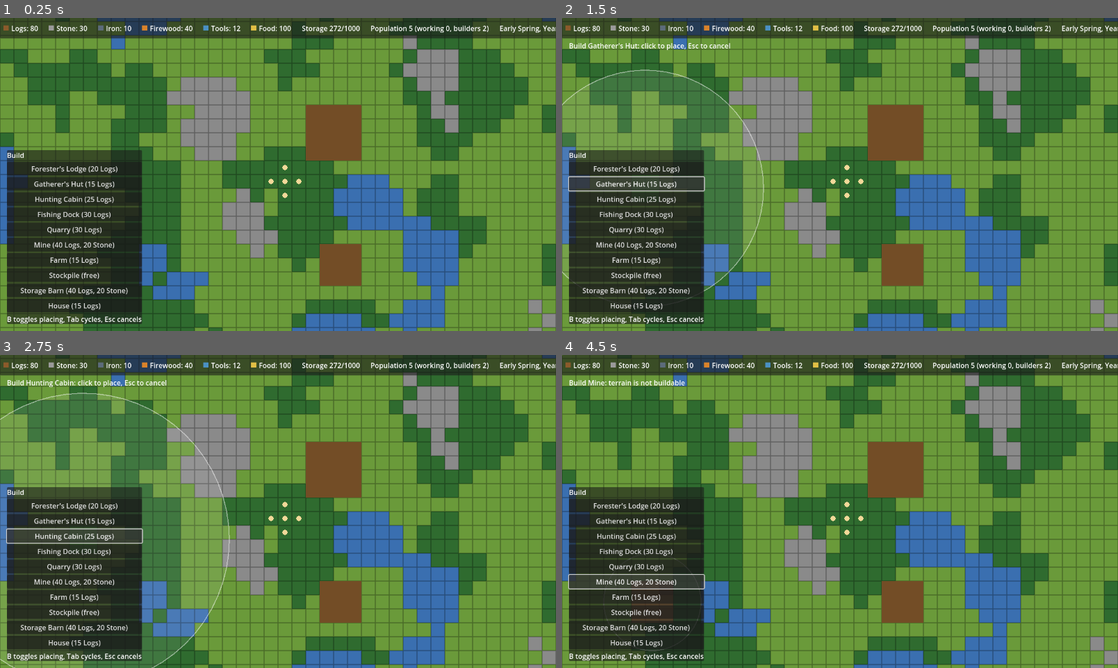
Above: before the commit, frames 1-4 (two rows, left to right).
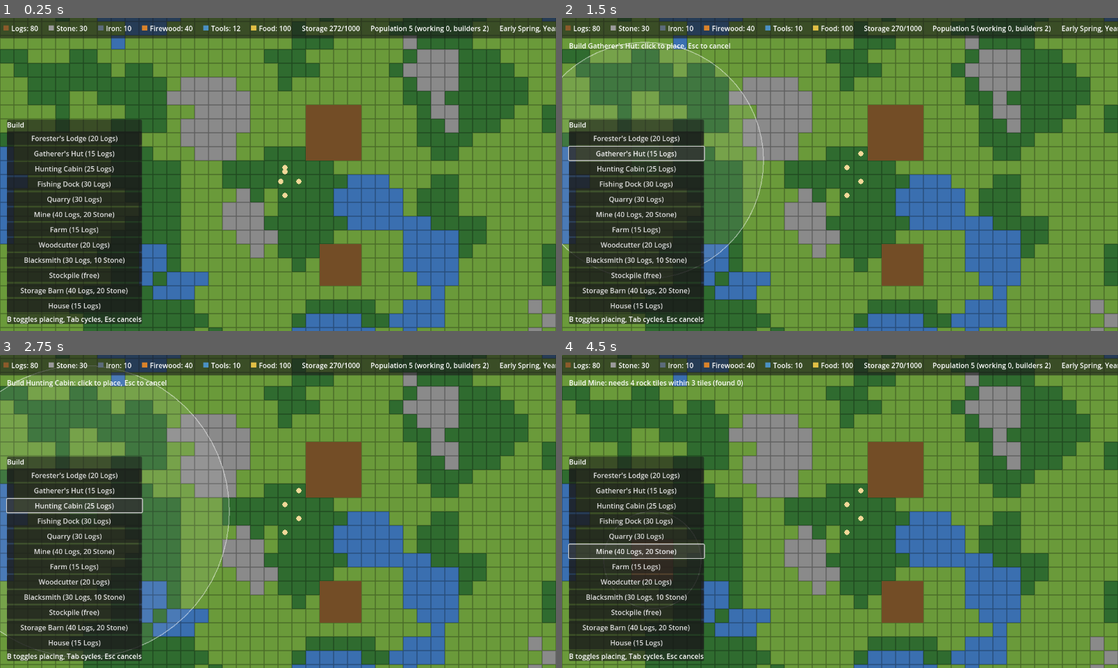
Above: after the commit, the same moments.

Repository: GrindelfP/KingdomYouth
Game: Godot game, scene res://scenes/world/world.tscn
Same seed, same stepped clock (60 frames per second), same inputs: the game is played once before the commit and once after it.
Inputs:
- Up to frame 1 (0.25 s): no input
- Up to frame 2 (1.5 s): click "Forester's Lodge (20 Logs)" at 0.5 s; click "Gatherer's Hut (15 Logs)" at 1.25 s
- Up to frame 3 (2.75 s): click "Hunting Cabin (25 Logs)" at 2 s
- Up to frame 4 (4.5 s): click "Fishing Dock (30 Logs)" at 2.75 s; click "Quarry (30 Logs)" at 3.5 s; click "Mine (40 Logs, 20 Stone)" at 4.25 s

The runs differ from the first frame. In frame 1, 4.1% of the frame differs, in the area x 1-52%, y 32-79%; in frame 2, 4.7%; in frame 3, 5.2%; in frame 4, 5.2%, in the area x 1-62%, y 2-95%.

Commit message:
[FEATURE] households, crafting inputs, tools and woodcutter/blacksmith
Co-Authored-By: Claude Sonnet 5.5 <noreply@anthropic.com>

Diff:
--- /dev/null
+++ b/resources/buildings/blacksmith.tres
@@ -0,0 +1,16 @@
+[gd_resource type="Resource" script_class="BuildingDef" load_steps=3 format=3]
+
+[ext_resource type="Script" path="res://scripts/buildings/building_def.gd" id="1_def"]
+[ext_resource type="Resource" path="res://resources/jobs/blacksmith.tres" id="2_job"]
+
+[resource]
+script = ExtResource("1_def")
+id = &"blacksmith"
+display_name = "Blacksmith"
+footprint = Vector2i(2, 2)
+cost = {
+&"logs": 30,
+&"stone": 10
+}
+build_time = 20.0
+job = ExtResource("2_job")
--- /dev/null
+++ b/resources/buildings/woodcutter.tres
@@ -0,0 +1,15 @@
+[gd_resource type="Resource" script_class="BuildingDef" load_steps=3 format=3]
+
+[ext_resource type="Script" path="res://scripts/buildings/building_def.gd" id="1_def"]
+[ext_resource type="Resource" path="res://resources/jobs/woodcutter.tres" id="2_job"]
+
+[resource]
+script = ExtResource("1_def")
+id = &"woodcutter"
+display_name = "Woodcutter"
+footprint = Vector2i(2, 2)
+cost = {
+&"logs": 20
+}
+build_time = 15.0
+job = ExtResource("2_job")
--- /dev/null
+++ b/resources/jobs/blacksmith.tres
@@ -0,0 +1,21 @@
+[gd_resource type="Resource" script_class="JobDef" load_steps=2 format=3]
+
+[ext_resource type="Script" path="res://scripts/buildings/job_def.gd" id="1_job"]
+
+[resource]
+script = ExtResource("1_job")
+job_name = "Blacksmith"
+slots = 1
+work_time = 12.0
+outputs = Array[Dictionary]([{
+"amount": 1,
+"chance": 1.0,
+"id": &"tools"
+}])
+inputs = Array[Dictionary]([{
+"amount": 1,
+"id": &"iron"
+}, {
+"amount": 1,
+"id": &"logs"
+}])
--- /dev/null
+++ b/resources/jobs/woodcutter.tres
@@ -0,0 +1,18 @@
+[gd_resource type="Resource" script_class="JobDef" load_steps=2 format=3]
+
+[ext_resource type="Script" path="res://scripts/buildings/job_def.gd" id="1_job"]
+
+[resource]
+script = ExtResource("1_job")
+job_name = "Woodcutter"
+slots = 1
+work_time = 6.0
+outputs = Array[Dictionary]([{
+"amount": 3,
+"chance": 1.0,
+"id": &"firewood"
+}])
+inputs = Array[Dictionary]([{
+"amount": 1,
+"id": &"logs"
+}])
--- a/scripts/autoload/resource_stockpile.gd
+++ b/scripts/autoload/resource_stockpile.gd
@@ -141,20 +141,6 @@
 	return get_category_total(ResourceDef.Category.FOOD)
 
 
-func remove_food(amount: int) -> bool:
-	assert(amount >= 0)
-	if get_food_total() < amount:
-		return false
-	var kinds := ResourceCatalog.ids_in_category(ResourceDef.Category.FOOD)
-	for i in amount:
-		var best: StringName = kinds[0]
-		for id in kinds:
-			if get_amount(id) > get_amount(best):
-				best = id
-		remove(best, 1)
-	return true
-
-
 func _by_distance(from: Vector2i) -> Array[Building]:
 	var result := _storages.duplicate()
 	result.sort_custom(func(a: Building, b: Building) -> bool:
--- a/scripts/autoload/save_manager.gd
+++ b/scripts/autoload/save_manager.gd
@@ -1,7 +1,7 @@
 extends Node
 
 const SAVE_PATH := "user://savegame.json"
-const SAVE_VERSION := 6
+const SAVE_VERSION := 7
 
 var pending_load := false
 
--- a/scripts/buildings/build_controller.gd
+++ b/scripts/buildings/build_controller.gd
@@ -21,6 +21,8 @@
 	load("res://resources/buildings/quarry.tres"),
 	load("res://resources/buildings/mine.tres"),
 	load("res://resources/buildings/farm.tres"),
+	load("res://resources/buildings/woodcutter.tres"),
+	load("res://resources/buildings/blacksmith.tres"),
 	load("res://resources/buildings/stockpile.tres"),
 	load("res://resources/buildings/storage_barn.tres"),
 	load("res://resources/buildings/house.tres"),
@@ -213,6 +215,8 @@
 				"birth_cooldown": child.birth_cooldown,
 				"storage": child.storage.to_save_data() if child.storage else {},
 				"output": child.output.to_save_data() if child.output else {},
+				"input": child.input.to_save_data() if child.input else {},
+				"household": child.household.to_save_data() if child.household else {},
 			})
 		elif child is ConstructionSite:
 			entries.append({
@@ -243,6 +247,10 @@
 				building.storage.from_save_data(entry["storage"])
 			if building.output:
 				building.output.from_save_data(entry["output"])
+			if building.input:
+				building.input.from_save_data(entry["input"])
+			if building.household:
+				building.household.from_save_data(entry["household"])
 
 
 func _find_free_origin(def: BuildingDef, near: Vector2i, avoid: Array[Vector2i]) -> Vector2i:
--- a/scripts/buildings/building.gd
+++ b/scripts/buildings/building.gd
@@ -3,6 +3,15 @@
 
 const BUILDING_COLOR := Color(0.45, 0.3, 0.15)
 const OUTPUT_CAPACITY := 20
+const INPUT_CAPACITY := 20
+const BATCHES_PER_TRIP := 5
+const HOUSEHOLD_CAPACITY := 50
+const FOOD_TARGET := 30
+const FIREWOOD_TARGET := 20
+const RESTOCK_TRIP := Hauler.CARRY_SIZE
+const FUEL_ID := &"firewood"
+const TOOL_ID := &"tools"
+const DIET_VARIETY_KINDS := 3
 
 var workers: Array[Settler] = []
 var residents: Array[Settler] = []
@@ -12,6 +21,9 @@
 var output_claimed := 0
 var storage: Inventory
 var output: Inventory
+var input: Inventory
+var household: Inventory
+var restock_claimed := false
 
 
 func setup(world: WorldGrid, building_def: BuildingDef, grid_origin: Vector2i) -> void:
@@ -22,6 +34,10 @@
 	if def.job:
 		output = Inventory.new(OUTPUT_CAPACITY)
 		desired_workers = def.job.slots
+		if def.job.has_inputs():
+			input = Inventory.new(INPUT_CAPACITY)
+	if def.housing_capacity > 0:
+		household = Inventory.new(HOUSEHOLD_CAPACITY)
 	queue_redraw()
 
 
@@ -60,6 +76,62 @@
 	return efficiency
 
 
+func has_batch() -> bool:
+	if input == null:
+		return true
+	for entry in def.job.inputs:
+		if input.get_amount(StringName(entry["id"])) < int(entry["amount"]):
+			return false
+	return true
+
+
+func missing_input() -> StringName:
+	if input == null:
+		return &""
+	var worst := &""
+	var worst_ratio := INF
+	for entry in def.job.inputs:
+		var id := StringName(entry["id"])
+		var ratio := float(input.get_amount(id)) / int(entry["amount"])
+		if ratio < 1.0 and ratio < worst_ratio:
+			worst = id
+			worst_ratio = ratio
+	return worst
+
+
+func input_trip_amount(id: StringName) -> int:
+	var wanted := def.job.input_amount(id) * BATCHES_PER_TRIP - input.get_amount(id)
+	return clampi(mini(wanted, input.free_space()), 0, Hauler.CARRY_SIZE)
+
+
+func consume_batch() -> bool:
+	if not has_batch():
+		return false
+	for entry in def.job.inputs:
+		input.take(StringName(entry["id"]), int(entry["amount"]))
+	return true
+
+
+func food_stock() -> int:
+	return household.category_total(ResourceDef.Category.FOOD) if household else 0
+
+
+func firewood_stock() -> int:
+	return household.get_amount(FUEL_ID) if household else 0
+
+
+func needs_food() -> bool:
+	return household != null and food_stock() * 2 < FOOD_TARGET
+
+
+func needs_firewood() -> bool:
+	return household != null and firewood_stock() * 2 < FIREWOOD_TARGET
+
+
+func diet_kinds() -> int:
+	return household.kind_count(ResourceDef.Category.FOOD) if household else 0
+
+
 func is_heated() -> bool:
 	return heat_left > 0.0
 
--- a/scripts/buildings/job_def.gd
+++ b/scripts/buildings/job_def.gd
@@ -8,6 +8,7 @@
 @export var slots := 1
 @export var work_time := 4.0
 @export var outputs: Array[Dictionary] = []
+@export var inputs: Array[Dictionary] = []
 @export var target_mode := TargetMode.ACCESS
 @export var work_radius := 0.0
 @export var density_cells := 0
@@ -31,6 +32,17 @@
 	return total
 
 
+func has_inputs() -> bool:
+	return not inputs.is_empty()
+
+
+func input_amount(id: StringName) -> int:
+	for entry in inputs:
+		if StringName(entry["id"]) == id:
+			return int(entry["amount"])
+	return 0
+
+
 func primary_output() -> StringName:
 	return StringName(outputs[0]["id"]) if not outputs.is_empty() else &""
 
--- a/scripts/economy/inventory.gd
+++ b/scripts/economy/inventory.gd
@@ -58,6 +58,34 @@
 	return taken
 
 
+func category_total(category: ResourceDef.Category) -> int:
+	var sum := 0
+	for id in ResourceCatalog.ids_in_category(category):
+		sum += get_amount(id)
+	return sum
+
+
+func kind_count(category: ResourceDef.Category) -> int:
+	var count := 0
+	for id in ResourceCatalog.ids_in_category(category):
+		if get_amount(id) > 0:
+			count += 1
+	return count
+
+
+func take_best(category: ResourceDef.Category, amount: int) -> int:
+	var taken := 0
+	while taken < amount:
+		var best := &""
+		for id in ResourceCatalog.ids_in_category(category):
+			if get_amount(id) > 0 and (best == &"" or get_amount(id) > get_amount(best)):
+				best = id
+		if best == &"":
+			break
+		taken += take(best, 1)
+	return taken
+
+
 func to_save_data() -> Dictionary:
 	var data := {}
 	for id in _items:
--- a/scripts/entities/hauler.gd
+++ b/scripts/entities/hauler.gd
@@ -24,8 +24,11 @@
 
 
 func walk_to(target: Structure, on_arrived: Callable) -> bool:
-	var cell := reachable_access_cell(target)
-	if cell == NO_TARGET:
+	return walk_to_cell(reachable_access_cell(target), on_arrived)
+
+
+func walk_to_cell(cell: Vector2i, on_arrived: Callable) -> bool:
+	if cell == NO_TARGET or not is_reachable(cell):
 		return false
 	_target = cell
 	_on_arrived = on_arrived
--- a/scripts/entities/needs.gd
+++ b/scripts/entities/needs.gd
@@ -21,6 +21,10 @@
 const WARMTH_DRAIN_PER_SECOND := 1.0
 const WARMTH_RECOVER_PER_SECOND := 5.0
 const COLD_DAMAGE_PER_SECOND := 0.5
+const COLD_CALL := 40.0
+const WARM_FULL := 90.0
+const DIET_BONUS := 0.2
+const DIET_PENALTY := 0.15
 
 var hunger := 50.0
 var rest := MAX_VALUE
@@ -29,6 +33,8 @@
 var at_home := false
 var warm := false
 var sheltered := false
+var diet_modifier := 0.0
+var meal_provider := Callable()
 
 var _accumulated := 0.0
 var _was_critical := false
@@ -52,7 +58,14 @@
 
 
 func try_eat() -> bool:
-	if not ResourceStockpile.remove_food(FOOD_PER_MEAL):
+	if not meal_provider.is_valid():
+		return false
+	var source: Inventory = meal_provider.call()
+	return source != null and eat_from(source)
+
+
+func eat_from(source: Inventory) -> bool:
+	if source.take_best(ResourceDef.Category.FOOD, FOOD_PER_MEAL) < FOOD_PER_MEAL:
 		return false
 	hunger = maxf(hunger - MEAL_RESTORE, 0.0)
 	return true
@@ -92,7 +105,7 @@
 	elif not sheltered:
 		health -= EXPOSURE_DAMAGE_PER_SECOND * dt
 	else:
-		health = minf(health + REGEN_PER_SECOND * dt, MAX_VALUE)
+		health = minf(health + maxf(REGEN_PER_SECOND + diet_modifier, 0.05) * dt, MAX_VALUE)
 	health = maxf(health, 0.0)
 	if health <= 0.0 and not _is_dead:
 		_is_dead = true
--- a/scripts/entities/settler.gd
+++ b/scripts/entities/settler.gd
@@ -10,6 +10,8 @@
 const REST_CALL := 25.0
 const REST_FULL := 95.0
 const CARRY_MARKER_SIZE := 6.0
+const TOOL_LIFETIME := 720.0
+const NO_TOOL_SPEED := 0.5
 
 var world: WorldGrid
 var pathfinder: GridPathfinder
@@ -21,18 +23,22 @@
 var display_id := 0
 var carried_id: StringName
 var carried_amount := 0
+var has_tool := false
+var tool_wear := 0.0
 var _last_cell := Vector2i.ZERO
 var _destination := Vector2i.ZERO
 var _path: Array[Vector2i] = []
 var _moving := false
 var _home_cell := Vector2i.ZERO
 var _resting := false
+var _warming := false
 
 
 func _ready() -> void:
 	needs = Needs.new()
 	add_child(needs)
 	needs.ticked.connect(_on_needs_ticked)
+	needs.meal_provider = _meal_source
 	worker = Worker.new()
 	add_child(worker)
 
@@ -47,6 +53,40 @@
 
 func get_grid_pos() -> Vector2i:
 	return _last_cell
+
+
+func is_working_age() -> bool:
+	return true
+
+
+func needs_tool() -> bool:
+	return not has_tool and (worker.building != null or profession == Professions.BUILDER)
+
+
+func work_speed() -> float:
+	return 1.0 if has_tool else NO_TOOL_SPEED
+
+
+func wear_tool(seconds: float) -> void:
+	if not has_tool:
+		return
+	tool_wear += seconds / TOOL_LIFETIME
+	if tool_wear >= 1.0:
+		has_tool = false
+		tool_wear = 0.0
+
+
+func equip_tool() -> void:
+	has_tool = true
+	tool_wear = 0.0
+
+
+func get_home_cell() -> Vector2i:
+	return _home_cell
+
+
+func is_at_home() -> bool:
+	return home != null and _last_cell == _home_cell and not _moving
 
 
 func is_moving() -> bool:
@@ -115,18 +155,49 @@
 	home = null
 	needs.sheltered = false
 	_resting = false
+	_warming = false
+	needs.diet_modifier = 0.0
+
+
+func _meal_source() -> Inventory:
+	return home.household if is_at_home() else null
 
 
 func _on_needs_ticked() -> void:
-	needs.at_home = home != null and get_grid_pos() == _home_cell and not _moving
-	needs.warm = home != null and home.is_heated()
+	needs.at_home = is_at_home()
+	needs.warm = needs.at_home and home.is_heated()
+	needs.diet_modifier = _diet_modifier()
 	_update_resting()
-	if needs.is_critical() or _resting:
+	_update_warming()
+	var recovering := _resting or _warming
+	if recovering:
 		worker.pause()
 	else:
 		worker.resume()
-	if _resting and not _moving and get_grid_pos() != _home_cell:
+		if needs.is_critical():
+			worker.serve_hunger()
+	if recovering and not _moving and not is_at_home():
 		move_to(_home_cell)
+
+
+func _diet_modifier() -> float:
+	if home == null:
+		return 0.0
+	var kinds := home.diet_kinds()
+	if kinds >= Building.DIET_VARIETY_KINDS:
+		return Needs.DIET_BONUS
+	if kinds == 1:
+		return -Needs.DIET_PENALTY
+	return 0.0
+
+
+func _update_warming() -> void:
+	if home == null or not TimeManager.is_cold() or not home.is_heated():
+		_warming = false
+	elif needs.warmth < Needs.COLD_CALL:
+		_warming = true
+	elif needs.warmth >= Needs.WARM_FULL:
+		_warming = false
 
 
 func _update_resting() -> void:
--- a/scripts/entities/settler_manager.gd
+++ b/scripts/entities/settler_manager.gd
@@ -83,6 +83,8 @@
 			"carried_id": String(settler.carried_id),
 			"carried_amount": settler.carried_amount,
 			"profession": String(settler.profession),
+			"has_tool": settler.has_tool,
+			"tool_wear": settler.tool_wear,
 			"home": WorldGrid.cell_to_json(settler.home.origin) if settler.home else null,
 			"job": WorldGrid.cell_to_json(settler.worker.building.origin) if settler.worker.building else null,
 		})
@@ -101,6 +103,8 @@
 		settler.needs.health = float(entry["health"])
 		if int(entry["carried_amount"]) > 0 and ResourceCatalog.has(StringName(entry["carried_id"])):
 			settler.set_carried(StringName(entry["carried_id"]), int(entry["carried_amount"]))
+		settler.has_tool = bool(entry["has_tool"])
+		settler.tool_wear = float(entry["tool_wear"])
 		var profession := StringName(entry["profession"])
 		settler.profession = profession if profession == Professions.BUILDER else Professions.LABORER
 		if entry["home"] != null:
@@ -137,7 +141,7 @@
 			continue
 		house.heat_left = maxf(house.heat_left - dt, 0.0)
 		if not house.is_heated() and house.residents.size() > 0:
-			if ResourceStockpile.remove(&"firewood", FUEL_PER_HEATING):
+			if house.household.take(Building.FUEL_ID, FUEL_PER_HEATING) > 0:
 				house.heat_left = HEAT_DURATION
 
 
@@ -164,7 +168,7 @@
 		house.birth_cooldown = maxf(house.birth_cooldown - dt, 0.0)
 		if house.birth_cooldown > 0.0 or not house.has_free_housing():
 			continue
-		if house.residents.size() < MIN_PARENTS or ResourceStockpile.get_food_total() < BIRTH_MIN_FOOD:
+		if house.residents.size() < MIN_PARENTS or house.food_stock() < BIRTH_MIN_FOOD:
 			continue
 		var cells := house.get_access_cells()
 		if cells.is_empty():
--- a/scripts/entities/worker.gd
+++ b/scripts/entities/worker.gd
@@ -27,6 +27,7 @@
 var _reserved_amount := 0
 var _claimed_building: Building
 var _claimed_amount := 0
+var _claimed_house: Building
 
 
 func _ready() -> void:
@@ -100,12 +101,14 @@
 			else:
 				_plan()
 		State.WORK:
+			_settler.wear_tool(delta)
 			_work_left -= delta
 			if _work_left <= 0.0:
 				_finish_work()
 		State.BUILD:
 			if _site and _site.is_alive() and _site.is_ready():
-				_site.add_work(delta)
+				_settler.wear_tool(delta)
+				_site.add_work(delta * _settler.work_speed())
 			else:
 				_site = null
 				_state = State.IDLE
@@ -118,7 +121,11 @@
 			_state = State.IDLE
 			_retry_left = RETRY_DELAY
 		return
-	var started := false
+	if not _settler.is_working_age():
+		return
+	var started := _plan_survival() or _plan_tool()
+	if started:
+		return
 	match _settler.profession:
 		Professions.LABORER:
 			started = _plan_hauling() or _plan_rally()
@@ -130,12 +137,123 @@
 		_retry_left = IDLE_RETRY if building == null else RETRY_DELAY
 
 
+func serve_hunger() -> void:
+	if _state != State.TRAVEL and _state != State.WORK and _state != State.BUILD:
+		return
+	if _can_find_meal():
+		cancel_task()
+
+
+func _can_find_meal() -> bool:
+	var home := _settler.home
+	if home != null:
+		return home.food_stock() > 0 and not _settler.is_at_home()
+	return _nearest_food_storage() != null
+
+
+func _plan_survival() -> bool:
+	var needs := _settler.needs
+	var home := _settler.home
+	if needs.hunger >= Needs.EAT_HUNGER:
+		if home == null:
+			return _plan_eat_at_storage()
+		if home.food_stock() > 0:
+			if _settler.is_at_home():
+				needs.try_eat()
+			else:
+				return _plan_go_home()
+	if home != null:
+		return _plan_restock(home)
+	return false
+
+
+func _plan_go_home() -> bool:
+	_state = State.RETURN
+	if _hauler.walk_to_cell(_settler.get_home_cell(), _on_home_reached):
+		return true
+	_state = State.IDLE
+	return false
+
+
+func _plan_eat_at_storage() -> bool:
+	var storage := _nearest_food_storage()
+	if storage == null:
+		return false
+	_state = State.RETURN
+	if _hauler.walk_to(storage, _on_storage_meal.bind(storage.get_instance_id())):
+		return true
+	_state = State.IDLE
+	return false
+
+
+func _nearest_food_storage() -> Building:
+	var from := _settler.get_grid_pos()
+	var best: Building
+	for storage in ResourceStockpile.get_storages():
+		if storage.storage.category_total(ResourceDef.Category.FOOD) <= 0:
+			continue
+		if best == null or _manhattan(storage.get_center_cell(), from) < _manhattan(best.get_center_cell(), from):
+			best = storage
+	return best
+
+
+func _plan_restock(home: Building) -> bool:
+	if home.restock_claimed:
+		return false
+	var from := _settler.get_grid_pos()
+	var wanted: Array[StringName] = []
+	if home.needs_food():
+		wanted.append_array(_food_kinds_by_stock(home))
+	if home.needs_firewood():
+		wanted.append(Building.FUEL_ID)
+	for id in wanted:
+		var target := Building.FOOD_TARGET if id != Building.FUEL_ID else Building.FIREWOOD_TARGET
+		var have := home.household.get_amount(id) if id == Building.FUEL_ID else home.food_stock()
+		var amount := mini(mini(target - have, Building.RESTOCK_TRIP), home.household.free_space())
+		if amount <= 0:
+			continue
+		for source in ResourceStockpile.find_sources(id, from):
+			var trip := mini(amount, source.storage.get_amount(id))
+			home.restock_claimed = true
+			_claimed_house = home
+			_state = State.PICKUP
+			if _hauler.fetch(source, source.storage, id, trip, _on_restock_taken.bind(home.get_instance_id())):
+				return true
+			_release_claims()
+			_state = State.IDLE
+	return false
+
+
+func _food_kinds_by_stock(home: Building) -> Array[StringName]:
+	var kinds := ResourceCatalog.ids_in_category(ResourceDef.Category.FOOD)
+	kinds.sort_custom(func(a: StringName, b: StringName) -> bool:
+		return home.household.get_amount(a) < home.household.get_amount(b))
+	return kinds
+
+
+func _plan_tool() -> bool:
+	if not _settler.needs_tool():
+		return false
+	var from := _settler.get_grid_pos()
+	for source in ResourceStockpile.find_sources(Building.TOOL_ID, from):
+		_state = State.PICKUP
+		if _hauler.fetch(source, source.storage, Building.TOOL_ID, 1, _on_tool_taken):
+			return true
+		_state = State.IDLE
+	return false
+
+
 func _plan_job() -> bool:
 	if building == null:
 		return false
 	var job := building.job_def()
 	var target := NO_TARGET
-	var can_work := building.output.free_space() >= job.output_total() and building.work_efficiency() > 0.0
+	var output_ready := building.output.free_space() >= job.output_total() and building.work_efficiency() > 0.0
+	if output_ready and job.has_inputs() and not building.has_batch():
+		if _plan_input_trip():
+			return true
+		output_ready = false
+	var can_work := output_ready
 	if can_work:
 		target = _find_target()
 	var stored := building.output.total()
@@ -148,6 +266,21 @@
 	_state = State.TRAVEL
 	_settler.move_to(target)
 	return true
+
+
+func _plan_input_trip() -> bool:
+	var id := building.missing_input()
+	if id == &"":
+		return false
+	var amount := building.input_trip_amount(id)
+	if amount <= 0:
+		return false
+	for source in ResourceStockpile.find_sources(id, _settler.get_grid_pos()):
+		_state = State.PICKUP
+		if _hauler.fetch(source, source.storage, id, mini(amount, source.storage.get_amount(id)), _on_input_taken):
+			return true
+		_state = State.IDLE
+	return false
 
 
 func _plan_hauling() -> bool:
@@ -320,6 +453,9 @@
 		_claimed_building.output_claimed = maxi(_claimed_building.output_claimed - _claimed_amount, 0)
 	_claimed_building = null
 	_claimed_amount = 0
+	if _claimed_house and is_instance_valid(_claimed_house):
+		_claimed_house.restock_claimed = false
+	_claimed_house = null
 
 
 func _return_carried() -> void:
@@ -327,7 +463,9 @@
 		return
 	var id := _settler.carried_id
 	var left := _settler.carried_amount
-	if building and building.output:
+	if building and building.input and building.def.job.input_amount(id) > 0:
+		left -= building.input.add(id, left)
+	elif building and building.output:
 		left -= building.output.add(id, left)
 	if left > 0:
 		ResourceStockpile.add(id, left)
@@ -337,6 +475,55 @@
 func _on_trip_done() -> void:
 	_state = State.IDLE
 	_retry_left = 0.0
+
+
+func _on_home_reached() -> void:
+	_settler.needs.try_eat()
+	_on_trip_done()
+
+
+func _on_storage_meal(storage_id: int) -> void:
+	var storage := instance_from_id(storage_id) as Building
+	if storage != null and storage.is_alive() and storage.storage != null:
+		_settler.needs.eat_from(storage.storage)
+	_on_trip_done()
+
+
+func _on_restock_taken(taken: int, house_id: int) -> void:
+	var house := instance_from_id(house_id) as Building
+	if taken <= 0 or house == null or not house.is_alive():
+		_release_claims()
+		_state = State.IDLE
+		return
+	_state = State.DELIVER
+	if not _hauler.deliver(house, house.household, _on_restock_delivered):
+		_release_claims()
+		_state = State.IDLE
+
+
+func _on_restock_delivered(_accepted: int) -> void:
+	_release_claims()
+	_state = State.IDLE
+
+
+func _on_tool_taken(taken: int) -> void:
+	if taken > 0:
+		_settler.set_carried(&"", 0)
+		_settler.equip_tool()
+	_state = State.IDLE
+
+
+func _on_input_taken(taken: int) -> void:
+	if taken <= 0 or building == null:
+		_state = State.IDLE
+		return
+	_state = State.DELIVER
+	if not _hauler.deliver(building, building.input, _on_input_delivered):
+		_state = State.IDLE
+
+
+func _on_input_delivered(_accepted: int) -> void:
+	_state = State.IDLE
 
 
 func _on_materials_taken(taken: int) -> void:
@@ -404,7 +591,7 @@
 	var job := building.job_def()
 	if _action == Action.PLANT:
 		return job.plant_time
-	return job.work_time / maxf(building.work_efficiency(), 0.1)
+	return job.work_time / (maxf(building.work_efficiency(), 0.1) * _settler.work_speed())
 
 
 func _finish_work() -> void:
@@ -421,6 +608,8 @@
 		Action.HARVEST:
 			if job.target_mode == JobDef.TargetMode.FOREST_CELL and world.get_terrain_name(_target) != "forest":
 				return
+	if job.has_inputs() and not building.consume_batch():
+		return
 	for entry in job.outputs:
 		if randf() <= float(entry["chance"]):
 			building.output.add(StringName(entry["id"]), int(entry["amount"]))
--- a/scripts/ui/info_panel.gd
+++ b/scripts/ui/info_panel.gd
@@ -62,11 +62,20 @@
 	_add_line("Home: " + home)
 	if settler.is_carrying():
 		_add_line("Carrying: %d %s" % [settler.carried_amount, ResourceCatalog.display_name(settler.carried_id)])
+	_add_line(_tool_text(settler))
 	_add_bar("Hunger", settler.needs.hunger)
 	_add_bar("Rest", settler.needs.rest)
 	_add_bar("Warmth", settler.needs.warmth)
 	_add_bar("Health", settler.needs.health)
 	_add_button("Close", _jobs.clear_selection)
+
+
+func _tool_text(settler: Settler) -> String:
+	if settler.has_tool:
+		return "Tool: %d%% worn" % roundi(settler.tool_wear * 100.0)
+	if settler.needs_tool():
+		return "Tool: none (works at half speed)"
+	return "Tool: none"
 
 
 func _build_site_view(site: ConstructionSite) -> void:
@@ -90,6 +99,8 @@
 		for worker_settler in building.workers:
 			_add_line("  Settler %d" % worker_settler.display_id)
 		_add_work_area_lines(building)
+		if building.input:
+			_add_inventory("Input", building.input)
 		_add_inventory("Output", building.output)
 		if building.is_output_blocked():
 			_add_line("Storage full: output cannot be hauled, work is stalled.")
@@ -98,6 +109,8 @@
 	if building.def.housing_capacity > 0:
 		_add_line("Residents %d / %d" % [building.residents.size(), building.def.housing_capacity])
 		_add_line("Heating: " + ("on" if building.is_heated() else "off"))
+		_add_inventory("Household", building.household)
+		_add_line("Food kinds: %d (%s)" % [building.diet_kinds(), _diet_text(building)])
 	_add_button("Close", _jobs.clear_selection)
 
 
@@ -116,6 +129,15 @@
 		_add_line("Rock tiles nearby: %d" % world.count_terrain_in_radius("rock", center, job.rule_radius))
 	if job.density_cells > 0 or (TimeManager.is_cold() and job.winter_factor < 1.0):
 		_add_line("Work rate: %d%%" % roundi(building.work_efficiency() * 100.0))
+
+
+func _diet_text(house: Building) -> String:
+	var kinds := house.diet_kinds()
+	if kinds >= Building.DIET_VARIETY_KINDS:
+		return "varied, health bonus"
+	if kinds == 1:
+		return "monotonous, health penalty"
+	return "no effect"
 
 
 func _add_inventory(title: String, inventory: Inventory) -> void:
